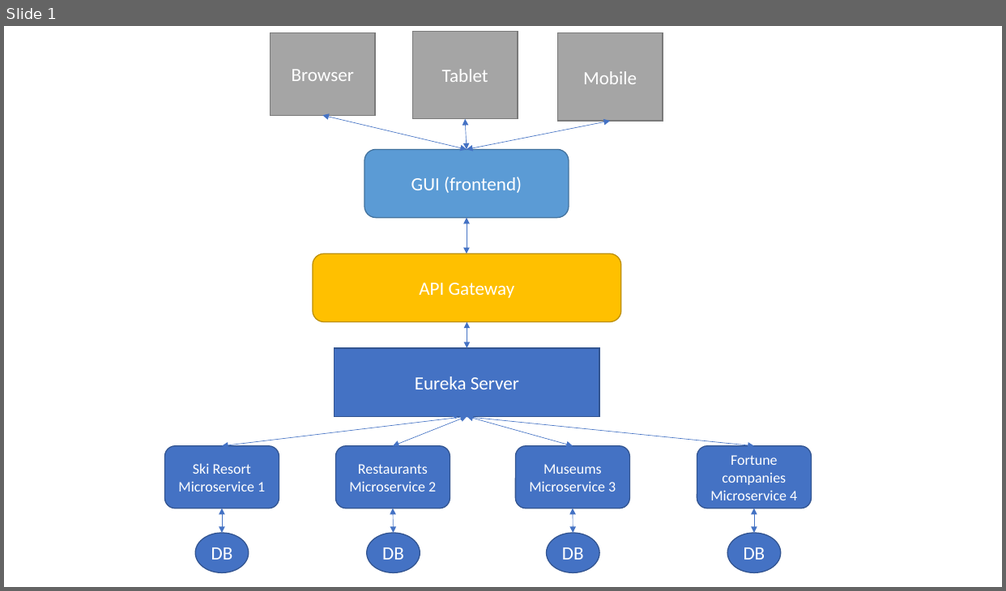
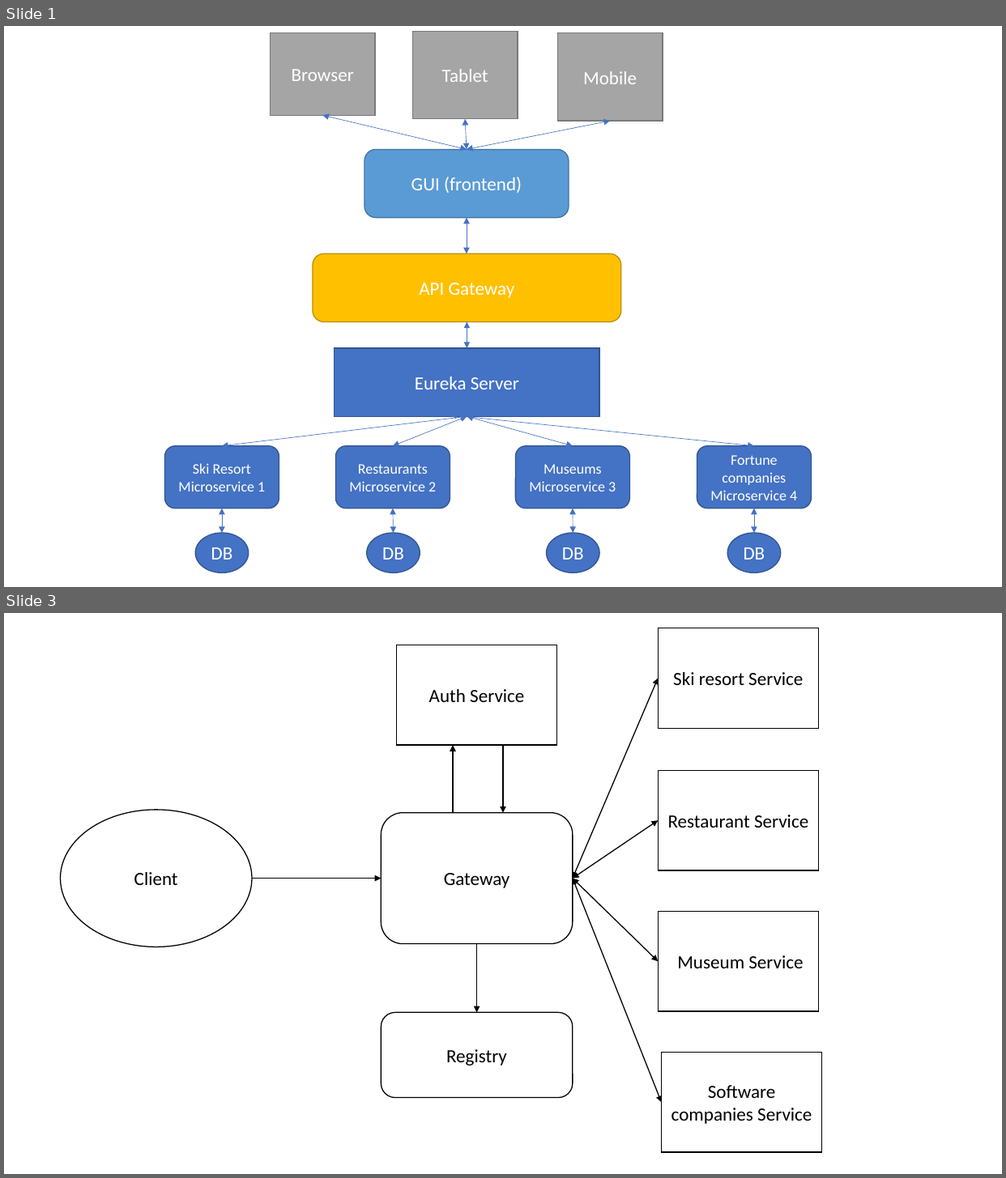
Before and after one commit to vatsal2210/software-architecture-vshah56, a slide deck: Architecture/Software architecture.pptx. Shown one above the other, each under a label of ours: slide 1 before the commit, slides 1 and 3 after it; the slides between them are not shown. The pictures are 1006x591 and 1006x1178 pixels, drawn with LibreOffice and Linux fonts; fonts in the diff are those of the drawing. Boxes give left, top, right and bottom in pixels: in the first picture for what was removed or moved away, otherwise in the second. Text is boxed around its words. In the diff, an @@ line names an element or a change of style, - is before the commit and + after.

```diff
--- a/Architecture/Software architecture.pptx
+++ b/Architecture/Software architecture.pptx
@@ slide 3 added at [4,613,1002,1174], background #FFFFFF @@
@@ rectangle added at [658,628,819,728], fill #FFFFFF, outline #000000 1 pt, 18 pt, text #000000 @@
+Ski resort Service
@@ rectangle added at [396,645,557,746], fill #FFFFFF, outline #000000 1 pt, 18 pt, text #000000 @@
+Auth Service
@@ double arrow added from (573, 879) to (658, 678), #000000 1 pt @@
@@ arrow added from (557, 696) to (557, 696), #000000 1 pt @@
@@ arrow added from (454, 813) to (454, 746), #000000 1 pt @@
@@ arrow added from (503, 744) to (503, 813), #000000 1 pt @@
@@ rectangle added at [658,770,819,871], fill #FFFFFF, outline #000000 1 pt, 18 pt, text #000000 @@
+Restaurant Service
@@ ellipse added at [60,810,252,947], fill #FFFFFF, outline #000000 1 pt, 18 pt, text #000000 @@
+Client
@@ rounded rectangle added at [381,813,573,944], fill #FFFFFF, outline #000000 1 pt, 18 pt, text #000000 @@
+Gateway
@@ double arrow added from (573, 879) to (658, 820), #000000 1 pt @@
@@ arrow added from (252, 879) to (381, 879), #000000 1 pt @@
@@ double arrow added from (573, 879) to (658, 962), #000000 1 pt @@
@@ double arrow added from (573, 879) to (661, 1102), #000000 1 pt @@
@@ rectangle added at [658,912,819,1012], fill #FFFFFF, outline #000000 1 pt, 18 pt, text #000000 @@
+Museum Service
@@ arrow added from (477, 944) to (477, 1013), #000000 1 pt @@
@@ rounded rectangle added at [381,1013,573,1098], fill #FFFFFF, outline #000000 1 pt, 18 pt, text #000000 @@
+Registry
@@ rectangle added at [661,1053,822,1152], fill #FFFFFF, outline #000000 1 pt, 18 pt, text #000000 @@
+Software companies Service
```
Also in this commit, not shown: 1 other slide added, 22 other files.
